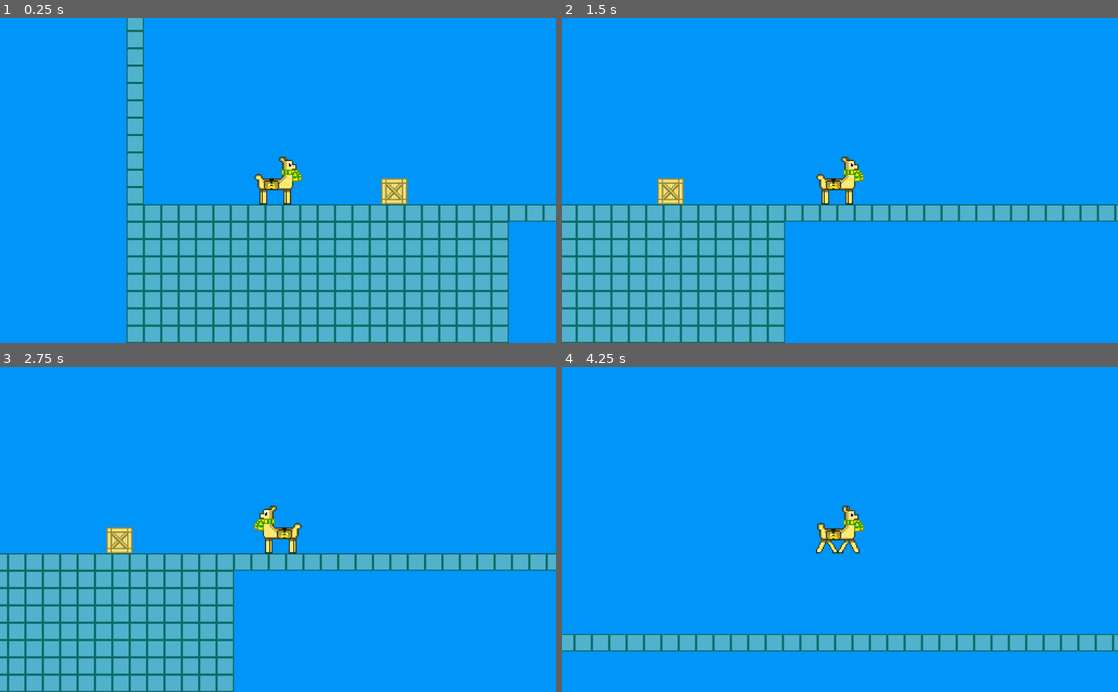
Above: before the commit, frames 1-4 (two rows, left to right).
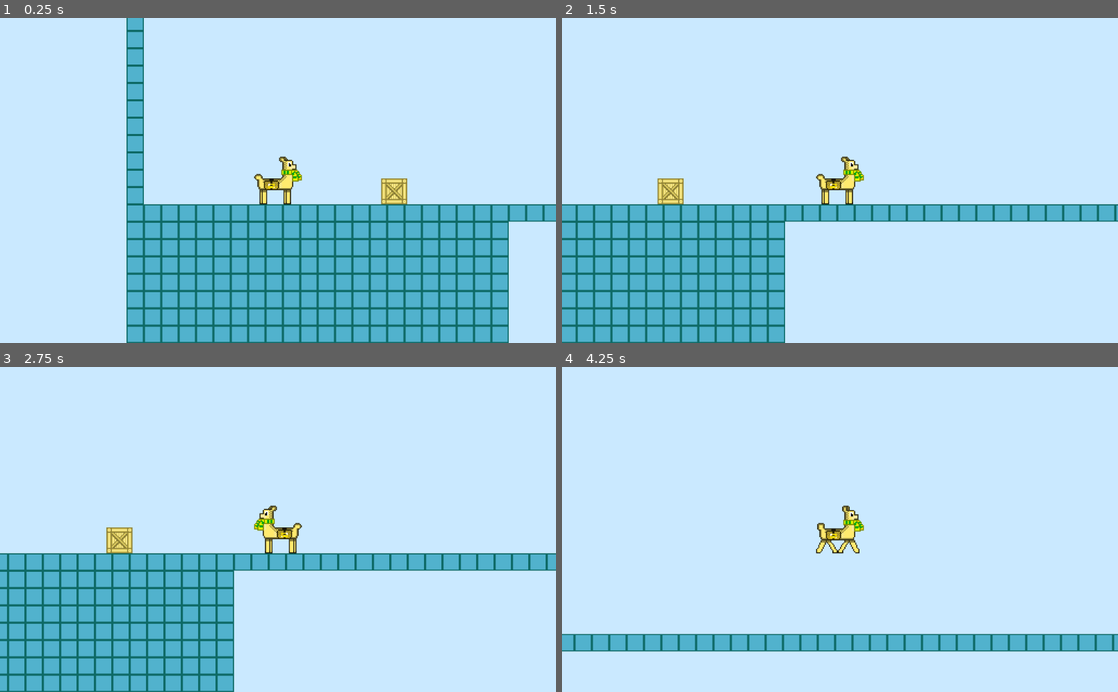
Above: after the commit, the same moments.

Repository: LeoDog896/Llama-Zips
Game: Godot game, scene res://Templates/LevelTemplate.tscn
Two runs of this game, one before a commit and one after it. Both use one fixed random seed, a clock stepped at 60 frames per second and the inputs below.
Inputs (mouse positions are in pixels of both pictures, inside the frame that each line leads up to):
- Up to frame 1 (0.25 s): no input
- Up to frame 2 (1.5 s): tap Enter at 0.5 s; move the mouse to (956, 190) at 0.52 s; hold Right (ui_right) from 0.53 s (still down); click (956, 190) at 0.67 s; tap Up (ui_up) at 0.77 s; move the mouse to (728, 196) at 1.27 s; click (728, 196) at 1.42 s
- Up to frame 3 (2.75 s): tap Up (ui_up) at 1.52 s; move the mouse to (333, 458) at 2.02 s; release Right (ui_right) at 2.03 s; hold A (ui_left) from 2.03 s (still down); click (333, 458) at 2.17 s
- Up to frame 4 (4.25 s): move the mouse to (812, 594) at 2.77 s; release A (ui_left) at 2.78 s; hold Right (ui_right) from 2.78 s (still down); click (812, 594) at 2.92 s; tap Up (ui_up) at 3.02, 3.77 s; move the mouse to (1006, 578) at 3.52 s; click (1006, 578) at 3.67 s

The runs differ from the first frame. In frame 1, 68% of the frame differs, in the area x 0-100%, y 0-100%; in frame 2, 79%; in frame 3, 78%; in frame 4, 94%.

Commit message:
almost done with picking up

Diff:
--- a/Templates/LevelTemplate.tscn
+++ b/Templates/LevelTemplate.tscn
@@ -23,11 +23,6 @@
 0/tile_mode = 0
 0/occluder_offset = Vector2( 0, 0 )
 0/navigation_offset = Vector2( 0, 0 )
-0/shape_offset = Vector2( 0, 0 )
-0/shape_transform = Transform2D( 1, 0, 0, 1, 0, 0 )
-0/shape = SubResource( 1 )
-0/shape_one_way = false
-0/shape_one_way_margin = 1.0
 0/shapes = [ {
 "autotile_coord": Vector2( 0, 0 ),
 "one_way": false,
@@ -45,11 +40,6 @@
 1/occluder_offset = Vector2( 0, 0 )
 1/occluder = SubResource( 2 )
 1/navigation_offset = Vector2( 0, 0 )
-1/shape_offset = Vector2( 0, 0 )
-1/shape_transform = Transform2D( 1, 0, 0, 1, 0, 0 )
-1/shape = SubResource( 3 )
-1/shape_one_way = false
-1/shape_one_way_margin = 1.0
 1/shapes = [ {
 "autotile_coord": Vector2( 0, 0 ),
 "one_way": false,
@@ -73,5 +63,5 @@
 position = Vector2( 693.158, 127.56 )
 gravity_scale = 8.0
 
-[node name="BindedPlayer" parent="." instance=ExtResource( 1 )]
+[node name="Player" parent="." instance=ExtResource( 1 )]
 position = Vector2( 479.341, -7.98901 )
--- a/Utils/BindedPlayer.tscn
+++ b/Utils/BindedPlayer.tscn
@@ -38,15 +38,15 @@
 "name": "standing",
 "speed": 5.0
 }, {
+"frames": [  ],
+"loop": true,
+"name": "jumping",
+"speed": 5.0
+}, {
 "frames": [ SubResource( 5 ), SubResource( 6 ) ],
 "loop": true,
 "name": "walking",
 "speed": 10.0
-}, {
-"frames": [  ],
-"loop": true,
-"name": "jumping",
-"speed": 5.0
 } ]
 
 [node name="BindedPlayer" type="KinematicBody2D"]
--- a/Utils/Scripts/Crate.gd
+++ b/Utils/Scripts/Crate.gd
@@ -1,10 +1,8 @@
 extends RigidBody2D
 
+var isGrabbed = false
 
-# Declare member variables here. Examples:
-# var a = 2
-# var b = "text"
-
+onready var player : KinematicBody2D = get_node("./../Player")
 
 # Called when the node enters the scene tree for the first time.
 func _ready():
@@ -14,7 +12,20 @@
 	if event is InputEventMouseButton \
 	and event.button_index == BUTTON_LEFT \
 	and event.is_pressed():
-		self.on_click()
+		call_deferred("on_click")
+
+func _process(delta):
+	print(self.position)
+	if isGrabbed:
+		self.position = player.position
 
 func on_click():
-	print("Click")
+	self.get_parent().remove_child(self)
+	player.add_child(self)
+	self.position = player.position
+	self.collision_layer = 0
+	self.collision_mask = 0
+	self.mode = MODE_STATIC
+	self.sleeping = true
+	isGrabbed = true
+	print(get_parent())
--- a/project.godot
+++ b/project.godot
@@ -21,7 +21,6 @@
 
 [display]
 
-mouse_cursor/custom_image="https://www.freeiconspng.com/uploads/blue-circle-icon-12.png"
 mouse_cursor/custom_image_hotspot=false
 window/stretch/mode="viewport"
 
@@ -71,5 +70,5 @@
 
 [rendering]
 
-environment/default_clear_color=Color( 0, 0.588235, 0.980392, 1 )
+environment/default_clear_color=Color( 0.796078, 0.917647, 1, 1 )
 environment/default_environment="res://default_env.tres"
